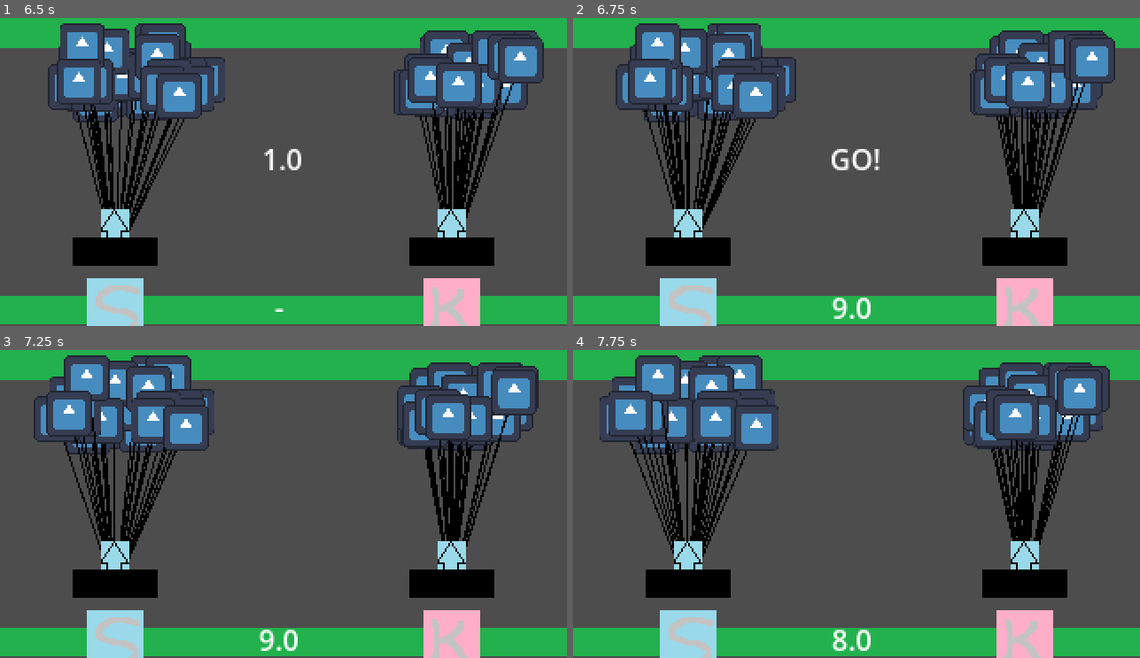
Above: before the commit, frames 1-4 (two rows, left to right).
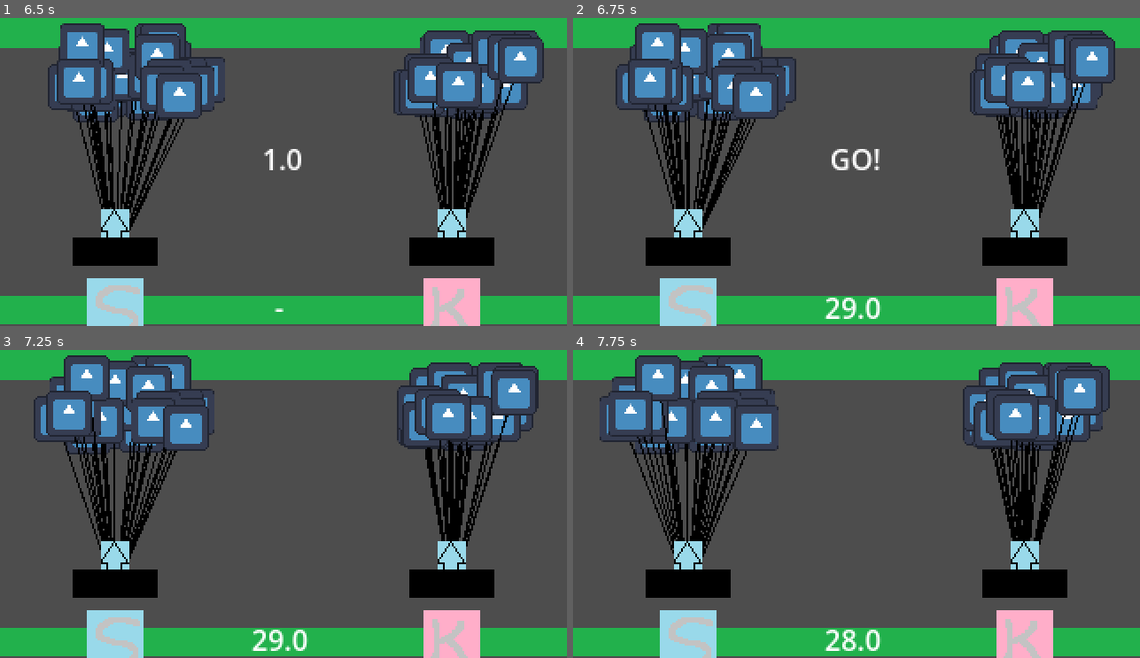
Above: after the commit, the same moments.

Repository: kevinesaa/balloons-wars
Game: Godot game, scene res://levels/level.tscn
Two runs of this game, one before a commit and one after it. Both use one fixed random seed, a clock stepped at 60 frames per second and the inputs below. The engine's default icon, where the game draws it, is replaced by a stand-in: a white triangle on a blue panel in a dark square.
Inputs:
- Up to frame 1 (6.5 s): tap S (player_one) at 0.6, 1.55, 2.1, 3.05, 4.35, 5.85 s; tap K (player_two) at 0.8, 1.35, 2.3, 2.85, 3.8, 5.1 s; tap Space (start_game) at 3.6 s
- Up to frame 2 (6.75 s): tap K (player_two) at 6.6 s
- Up to frame 3 (7.25 s): no input
- Up to frame 4 (7.75 s): tap Space (start_game) at 7.35 s; tap S (player_one) at 7.55 s

Frame 1 is identical in both runs. In frame 2, 0.4% of the frame differs, in the area x 44-55%, y 90-98%; in frame 3, 0.4%; in frame 4, 0.4%.

Commit message:
better win moving

Diff:
--- a/levels/level.tscn
+++ b/levels/level.tscn
@@ -57,7 +57,7 @@
 vertical_alignment = 1
 
 [node name="gamePlayTimer" type="Timer" parent="."]
-wait_time = 10.0
+wait_time = 30.0
 one_shot = true
 script = ExtResource("4_5mrsh")
 
--- a/scripts/gameplayManager.gd
+++ b/scripts/gameplayManager.gd
@@ -1,7 +1,8 @@
 extends Node
 
 
-const baseAltitude:float = -300
+const baseAltitude:float = 200
+const winnerAltitude:float = 200
 const speed:float = 45
 
 
@@ -18,14 +19,14 @@
 func onPlayerOnePressButtonLister(isPress:bool):
 
 	if(isPress):
-		playerOneRecord = playerOneRecord - 100
+		playerOneRecord = playerOneRecord + 1
 
 
 
 func onPlayerTwoPressButtonLister(isPress:bool):
 
 	if(isPress):
-		playerTwoRecord = playerTwoRecord - 100
+		playerTwoRecord = playerTwoRecord + 1
 
 func onGameFinish():
 	player_one.myName ="jugador 1"
@@ -38,7 +39,13 @@
 	player_two.moving = true
 	player_two.maxAltitude = baseAltitude + playerTwoRecord
 
-	if(playerOneRecord < playerTwoRecord):
-		camera_2d.setSetObjectToFollow(player_one)
-	else:
-		camera_2d.setSetObjectToFollow(player_two)
+	if(playerOneRecord != playerTwoRecord):
+		if(playerOneRecord > playerTwoRecord):
+			player_one.maxAltitude = player_one.maxAltitude + winnerAltitude
+			camera_2d.setSetObjectToFollow(player_one)
+		else:
+			player_two.maxAltitude = player_two.maxAltitude + winnerAltitude
+			camera_2d.setSetObjectToFollow(player_two)
+
+	player_one.maxAltitude = (-1) * player_one.maxAltitude
+	player_two.maxAltitude = (-1) * player_two.maxAltitude
--- a/scripts/keypressSprite.gd
+++ b/scripts/keypressSprite.gd
@@ -26,4 +26,4 @@
 func onButtonPreesListener(myIsPress:bool):
 	self.isPress = myIsPress
 	if(myIsPress):
-		counter = counter + (3 * minDelta)
+		counter = counter + (5 * minDelta)
